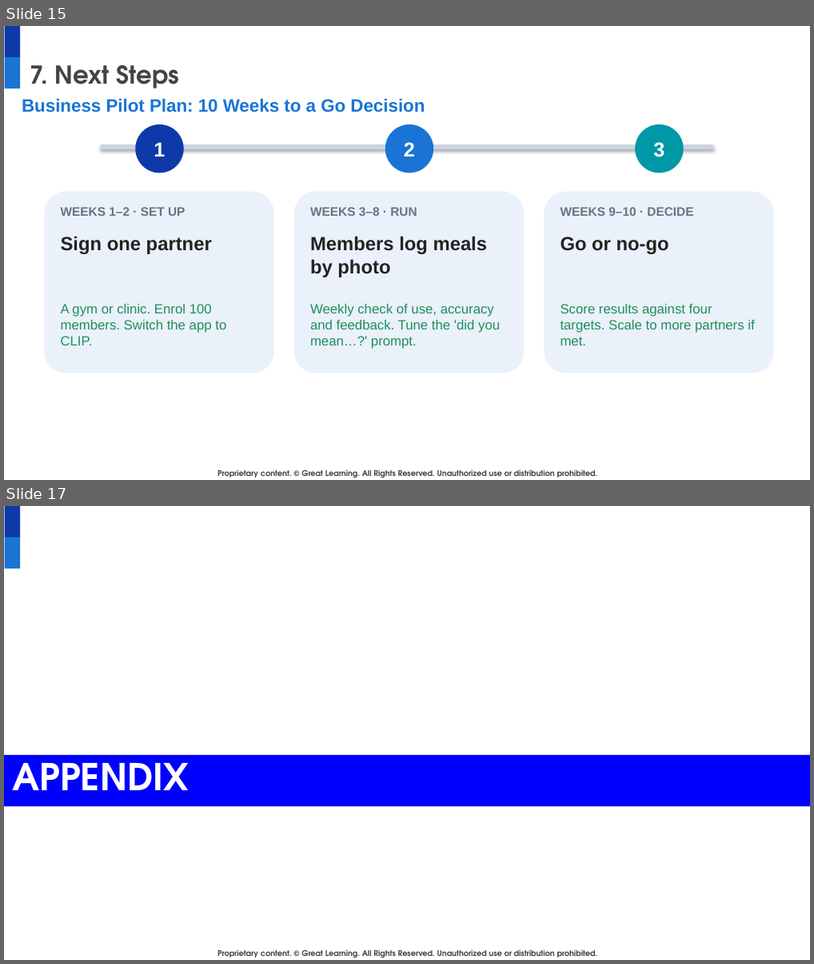
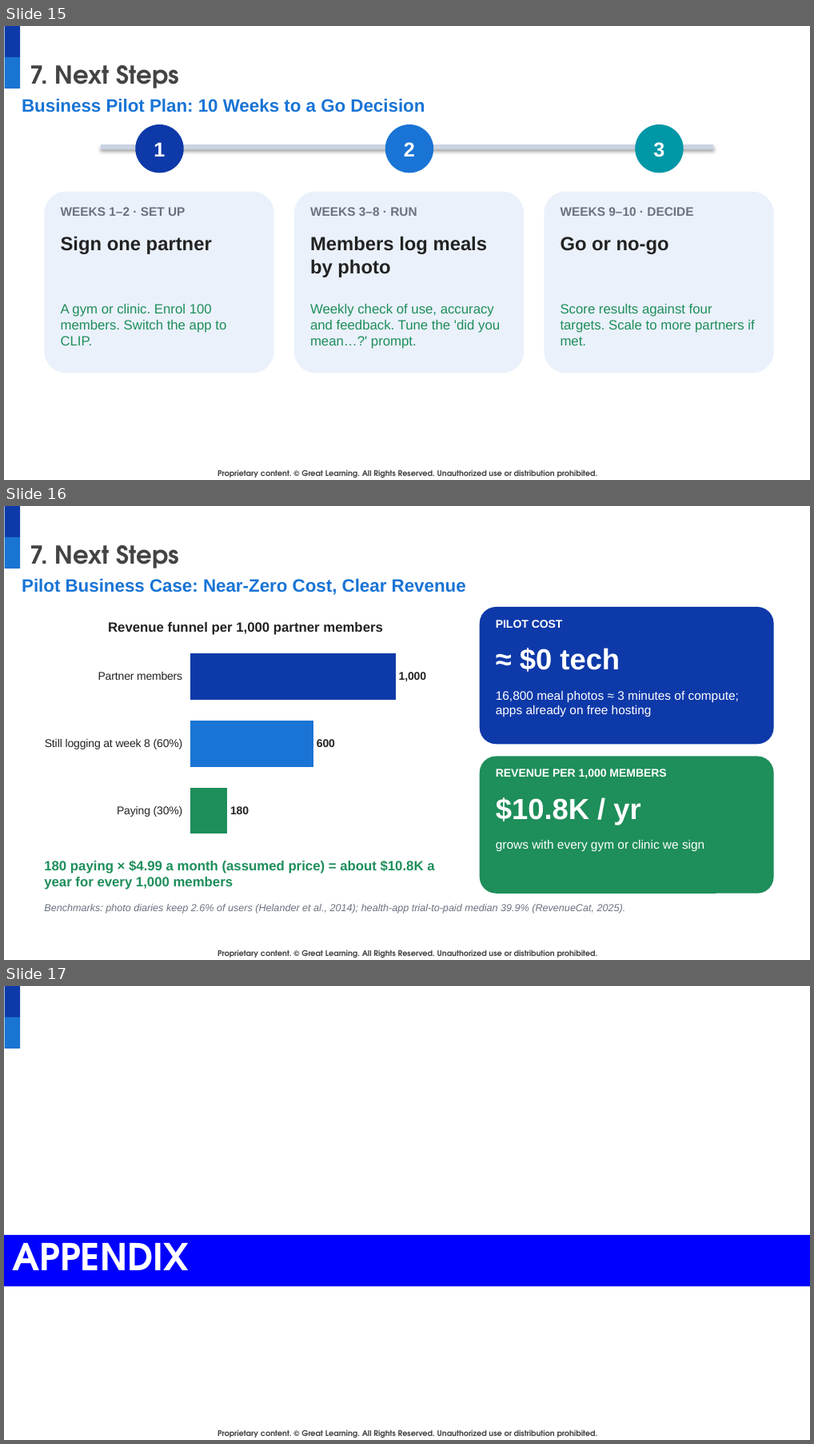
Before and after one commit to DatariusAI/nutriscan-food-detection, a slide deck: docs/NutriScan_Final_Presentation.pptx. Shown one above the other, each under a label of ours: slides 15 and 17 before the commit, slides 15, 16 and 17 after it; the slides between them are not shown. The pictures are 814x964 and 814x1444 pixels, drawn with LibreOffice and Linux fonts; fonts in the diff are those of the drawing; background and template pictures are left out. Boxes give left, top, right and bottom in pixels: in the first picture for what was removed or moved away, otherwise in the second. Text is boxed around its words. In the diff, an @@ line names an element or a change of style, - is before the commit and + after.

```diff
--- a/docs/NutriScan_Final_Presentation.pptx
+++ b/docs/NutriScan_Final_Presentation.pptx
@@ slide 16 added at (x1=4, y1=506, x2=810, y2=960), background #FFFFFF; not listed: 3 template elements that a slide beside it also shows @@
@@ title added at (x1=30, y1=545, x2=179, y2=568), 22 pt, text #434343, bold @@
+7. Next Steps
@@ text added at (x1=22, y1=578, x2=466, y2=595), 16 pt, text #1974D5, bold @@
+Pilot Business Case: Near-Zero Cost, Clear Revenue
@@ bar chart added at (x1=36, y1=607, x2=455, y2=848) @@
+title "Revenue funnel per 1,000 partner members"
+categories: Paying (30%), Still logging at week 8 (60%), Partner members
+Series 1: 180, 600, 1000
@@ rounded rectangle added at (x1=480, y1=607, x2=774, y2=744), fill #0E39A9 @@
@@ text added at (x1=496, y1=620, x2=563, y2=628), 10 pt, text #FFFFFF, bold @@
+PILOT COST
@@ text added at (x1=520, y1=648, x2=620, y2=672), 26 pt, text #FFFFFF, bold @@
+≈ $0 tech
@@ text added at (x1=496, y1=691, x2=739, y2=717), 11 pt, text #FFFFFF @@
+16,800 meal photos ≈ 3 minutes of compute; apps already on free hosting
@@ rounded rectangle added at (x1=480, y1=756, x2=774, y2=893), fill #1E8E5A @@
@@ text added at (x1=496, y1=768, x2=666, y2=778), 10 pt, text #FFFFFF, bold @@
+REVENUE PER 1,000 MEMBERS
@@ text added at (x1=496, y1=797, x2=641, y2=824), 26 pt, text #FFFFFF, bold @@
+$10.8K / yr
@@ text added at (x1=496, y1=840, x2=705, y2=851), 11 pt, text #FFFFFF @@
+grows with every gym or clinic we sign
@@ text added at (x1=44, y1=860, x2=434, y2=889), 12 pt, text #1E8E5A, bold @@
+180 paying × $4.99 a month (assumed price) = about $10.8K a year for every 1,000 members
@@ text added at (x1=44, y1=904, x2=626, y2=913), 9 pt, text #6B7280, italic @@
+Benchmarks: photo diaries keep 2.6% of users (Helander et al., 2014); health-app trial-to-paid median 39.9% (RevenueCat, 2025).
```
Also in this commit, not shown: 1 slide removed.
